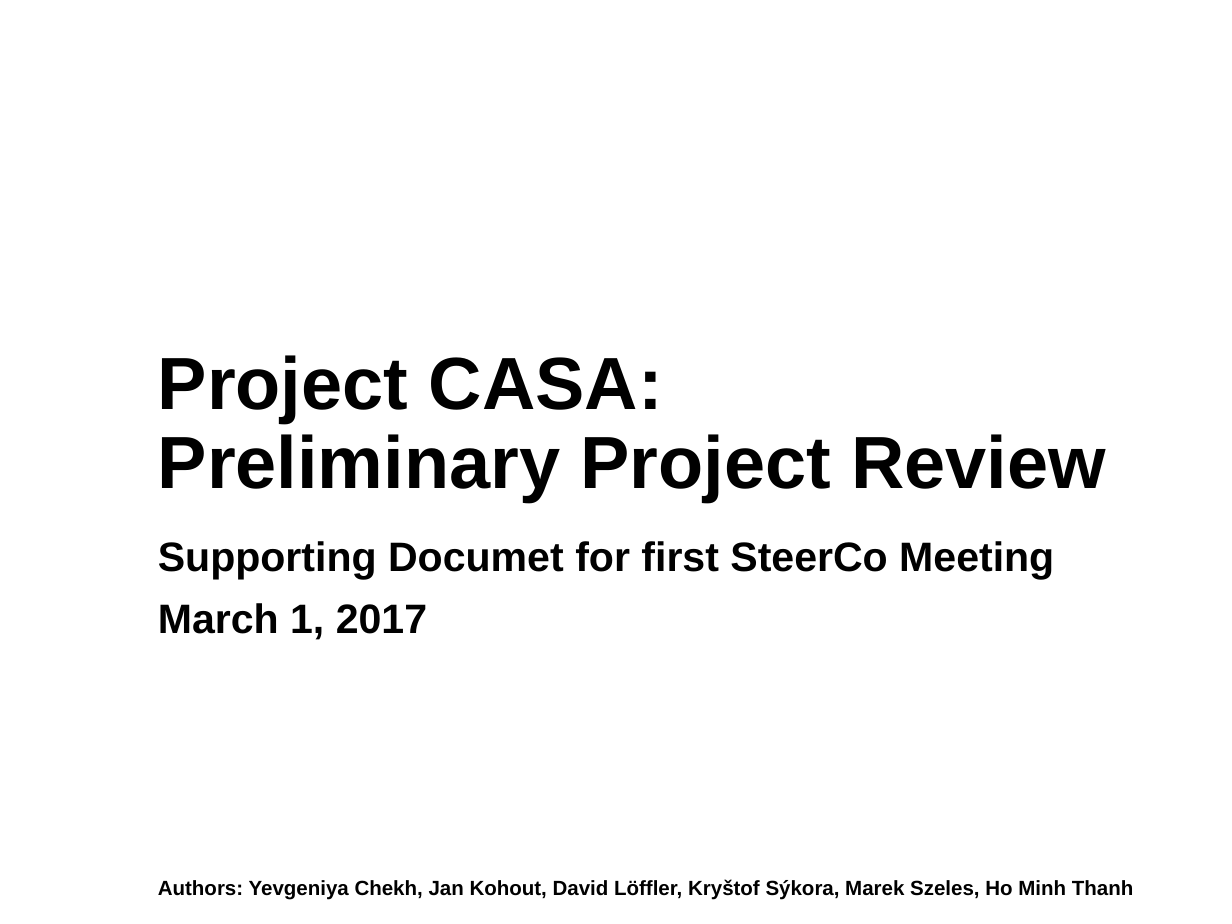
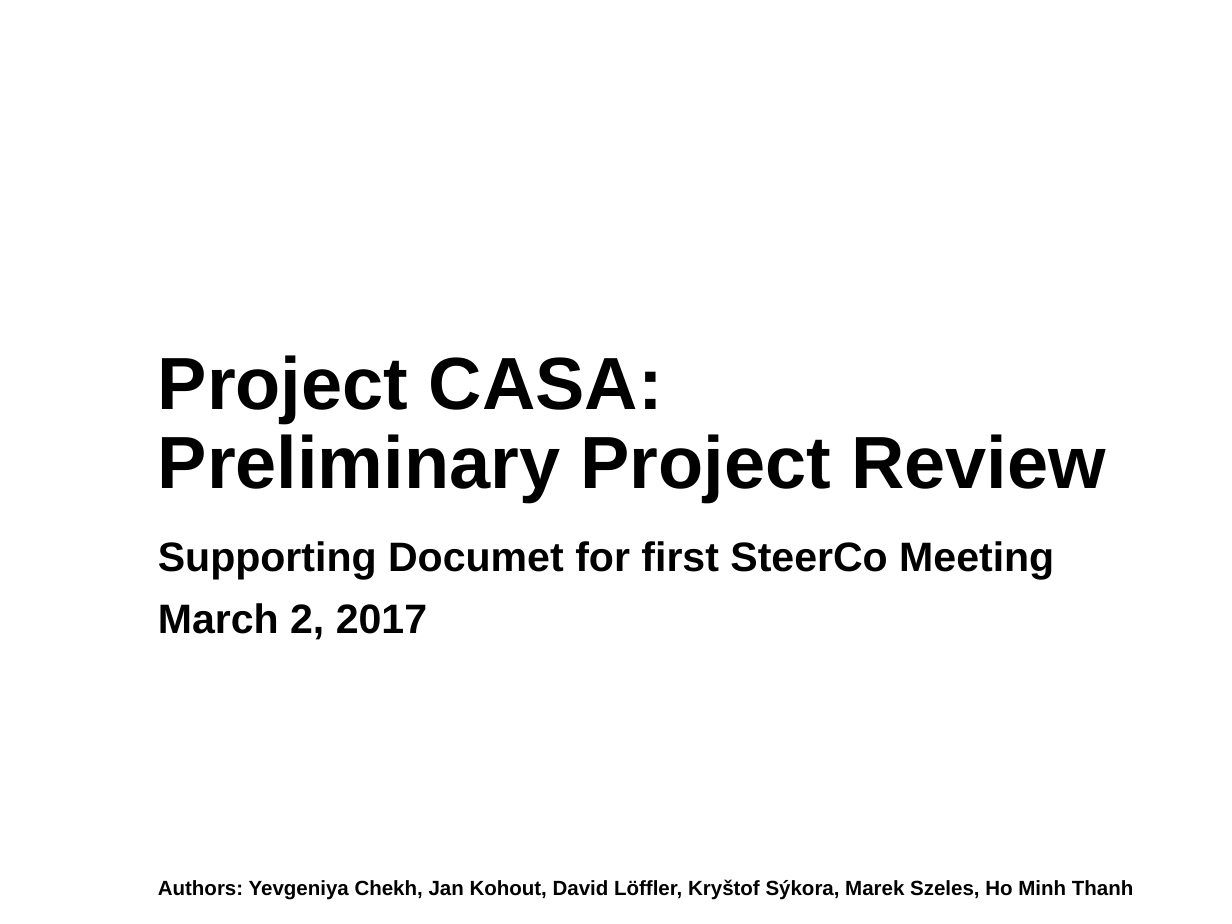
Before and after one commit to Plavit/CASA-refactor, a slide deck: slide 1 of docs/WIP/CASA_Mar2_v4.pptx. Drawn at 1232x924 pixels with LibreOffice and Linux fonts; fonts in the diff are those of the drawing; background and template pictures are left out. Boxes give left, top, right and bottom in pixels: in the first picture for what was removed or moved away, otherwise in the second. Text is boxed around its words. In the diff, an @@ line names an element or a change of style, - is before the commit and + after.

```diff
--- a/docs/WIP/CASA_Mar2_v4.pptx
+++ b/docs/WIP/CASA_Mar2_v4.pptx
@@ subtitle at (x1=158, y1=603, x2=427, y2=640): text changed @@
-March 1, 2017
+March 2, 2017
```
Also in this commit, not shown: 2 other slides changed, 3 other files.
